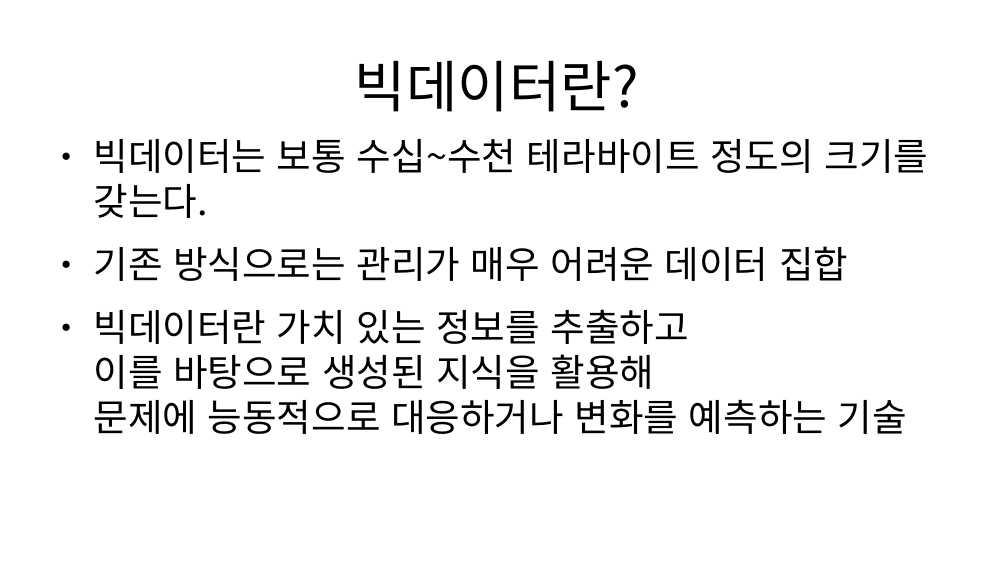
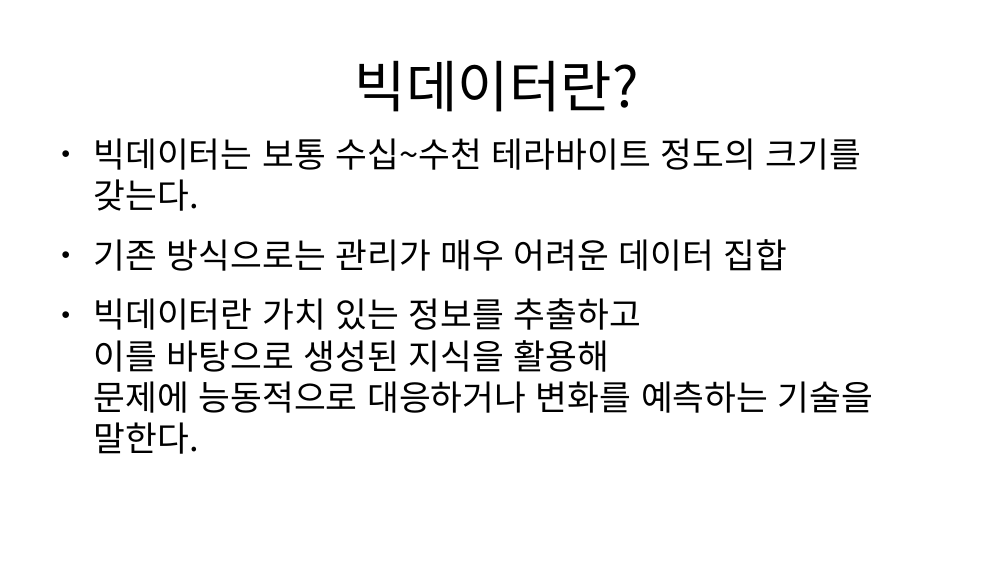
Before and after one commit to lapass50025/odp, a slide deck: slide 4 of 빅데이터를활용한스마트도시관리.odp. Drawn at 1008x567 pixels with LibreOffice and Linux fonts; fonts in the diff are those of the drawing. Boxes give left, top, right and bottom in pixels: in the first picture for what was removed or moved away, otherwise in the second. Text is boxed around its words. In the diff, an @@ line names an element or a change of style, - is before the commit and + after.

```diff
--- a/빅데이터를활용한스마트도시관리.odp
+++ b/빅데이터를활용한스마트도시관리.odp
@@ text at bbox=[94, 138, 861, 271]: size 29.6 to 27.2 pt in "빅데이터는 보통 수십~수천 테라바이트 정도의 크기를 갖는다.", "기존 방식으로는 관리가 매우 어려운 데이터 집합" @@
@@ text at bbox=[94, 298, 873, 454]: text changed; size 29.6 to 27.2 pt @@
-● 빅데이터란 가치 있는 정보를 추출하고
-  이를 바탕으로 생성된 지식을 활용해
-  문제에 능동적으로 대응하거나 변화를 예측하는 기술
+● 빅데이터란 가치 있는 정보를 추출하고
+  이를 바탕으로 생성된 지식을 활용해
+  문제에 능동적으로 대응하거나 변화를 예측하는 기술을 말한다.
```
Also in this commit, not shown: 3 other slides changed.
